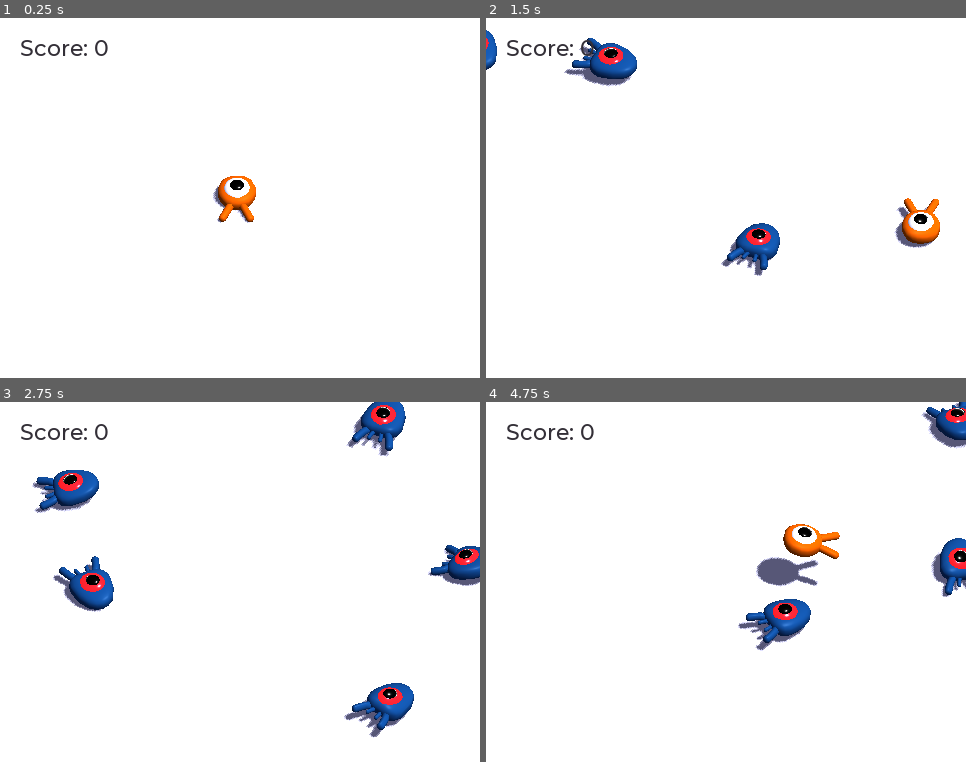
Above: before the commit, frames 1-4 (two rows, left to right).
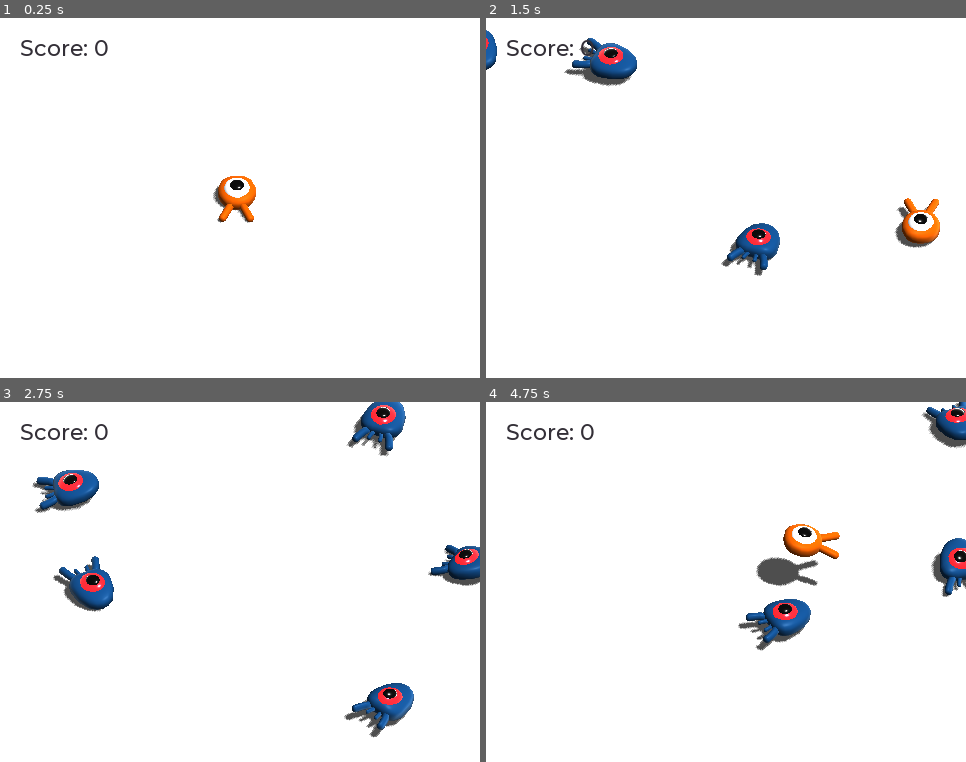
Above: after the commit, the same moments.

Repository: godotengine/godot-3d-dodge-the-creeps
Game: Godot game, scene res://Main.tscn
The game is run twice, just before and just after one commit, with the same random seed, the same clock (stepped at 60 frames per second) and the same inputs.
Inputs:
- Up to frame 1 (0.25 s): no input
- Up to frame 2 (1.5 s): tap Enter (ui_accept) at 0.5, 1.35 s; hold Right (move_right) 0.53-1.28 s; hold Enter (ui_accept) 0.53-1.28 s; tap Space (jump) at 0.77 s; hold Down (move_back) from 1.28 s (still down)
- Up to frame 3 (2.75 s): tap Space (jump) at 1.52 s; release Down (move_back) at 2.03 s; hold Right (move_right) from 2.03 s (still down); hold Enter (ui_accept) from 2.03 s (still down)
- Up to frame 4 (4.75 s): release Right (move_right) at 2.78 s; release Enter (ui_accept) at 2.78 s; hold Up (move_forward) 2.78-3.53 s; tap Enter (ui_accept) at 2.85, 4.35 s; tap Space (jump) at 3.02, 3.77, 4.52 s; hold Enter (ui_accept) 3.53-4.28 s; hold Left (move_left) from 3.53 s (still down)

The runs differ from the first frame. In frame 1, 0.1% of the frame differs, in the area x 44-54%, y 43-57%; in frame 2, 1.0%; in frame 3, 1.6%; in frame 4, 1.7%, in the area x 52-100%, y 0-70%.

Commit message:
Update to Godot 3.3.2 and delete unused default files

Diff:
--- a/dodge_the_creeps_3d/Main.gd
+++ b/dodge_the_creeps_3d/Main.gd
@@ -10,6 +10,7 @@
 
 func _unhandled_input(event):
 	if event.is_action_pressed("ui_accept") and $UserInterface/Retry.visible:
+		# warning-ignore:return_value_discarded
 		get_tree().reload_current_scene()
 
 
--- a/dodge_the_creeps_3d/Main.tscn
+++ b/dodge_the_creeps_3d/Main.tscn
@@ -1,9 +1,8 @@
-[gd_scene load_steps=12 format=2]
+[gd_scene load_steps=11 format=2]
 
 [ext_resource path="res://Main.gd" type="Script" id=1]
 [ext_resource path="res://Player.tscn" type="PackedScene" id=2]
 [ext_resource path="res://Mob.tscn" type="PackedScene" id=3]
-[ext_resource path="res://default_env.tres" type="Environment" id=4]
 [ext_resource path="res://ScoreLabel.gd" type="Script" id=6]
 [ext_resource path="res://ui_theme.tres" type="Theme" id=7]
 
@@ -133,7 +132,5 @@
 "_editor_description_": ""
 }
 
-[node name="WorldEnvironment" type="WorldEnvironment" parent="."]
-environment = ExtResource( 4 )
 [connection signal="hit" from="Player" to="." method="_on_Player_hit"]
 [connection signal="timeout" from="MobTimer" to="." method="_on_MobTimer_timeout"]
--- a/dodge_the_creeps_3d/Mob.gd
+++ b/dodge_the_creeps_3d/Mob.gd
@@ -12,6 +12,7 @@
 
 
 func _physics_process(_delta):
+	# warning-ignore:return_value_discarded
 	move_and_slide(velocity)
 
 
--- a/dodge_the_creeps_3d/Mob.tscn
+++ b/dodge_the_creeps_3d/Mob.tscn
@@ -58,4 +58,5 @@
 [node name="AnimationPlayer" type="AnimationPlayer" parent="."]
 autoplay = "float"
 anims/float = SubResource( 2 )
+
 [connection signal="screen_exited" from="VisibilityNotifier" to="." method="_on_VisibilityNotifier_screen_exited"]
--- a/dodge_the_creeps_3d/Player.tscn
+++ b/dodge_the_creeps_3d/Player.tscn
@@ -63,4 +63,5 @@
 [node name="AnimationPlayer" type="AnimationPlayer" parent="."]
 autoplay = "float"
 anims/float = SubResource( 3 )
+
 [connection signal="body_entered" from="MobDetector" to="." method="_on_MobDetector_body_entered"]
--- a/dodge_the_creeps_3d/default_bus_layout.tres
+++ /dev/null
@@ -1,3 +0,0 @@
-[gd_resource type="AudioBusLayout" format=2]
-
-[resource]
--- a/dodge_the_creeps_3d/default_env.tres
+++ /dev/null
@@ -1,4 +0,0 @@
-[gd_resource type="Environment" format=2]
-
-[resource]
-ambient_light_color = Color( 0.341176, 0.341176, 0.466667, 1 )
--- a/dodge_the_creeps_3d/project.godot
+++ b/dodge_the_creeps_3d/project.godot
@@ -10,7 +10,6 @@
 
 _global_script_classes=[  ]
 _global_script_class_icons={
-
 }
 
 [application]
@@ -80,4 +79,6 @@
 [rendering]
 
 quality/driver/driver_name="GLES2"
+vram_compression/import_etc=true
+vram_compression/import_etc2=false
 quality/filters/msaa=3
Not shown, changed: dodge_the_creeps_3d/art/mob.glb.import
Not shown, changed: dodge_the_creeps_3d/art/player.glb.import
